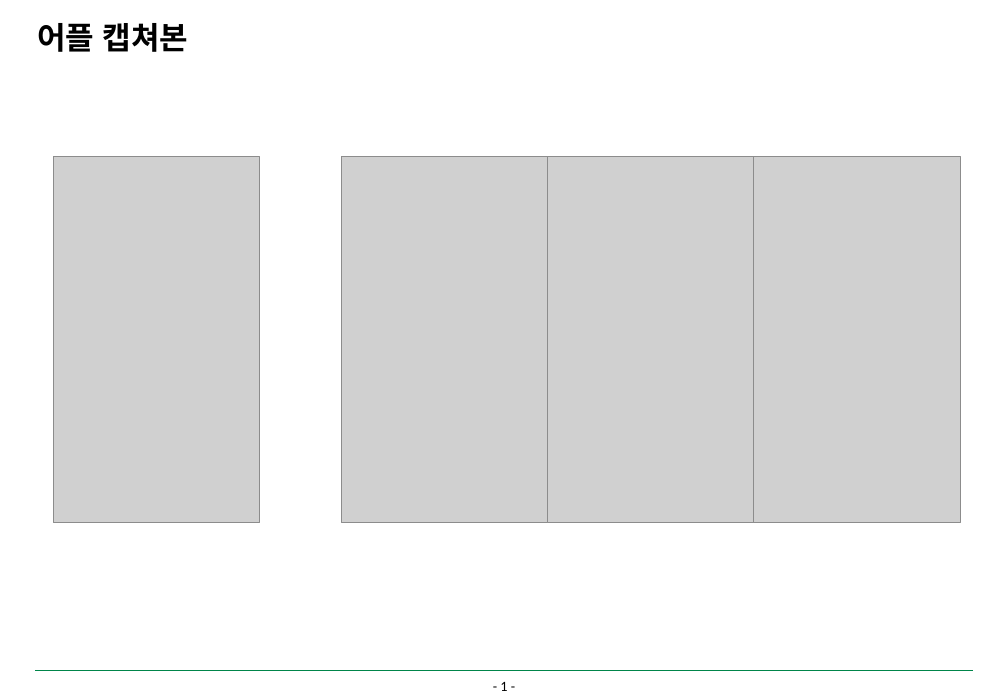
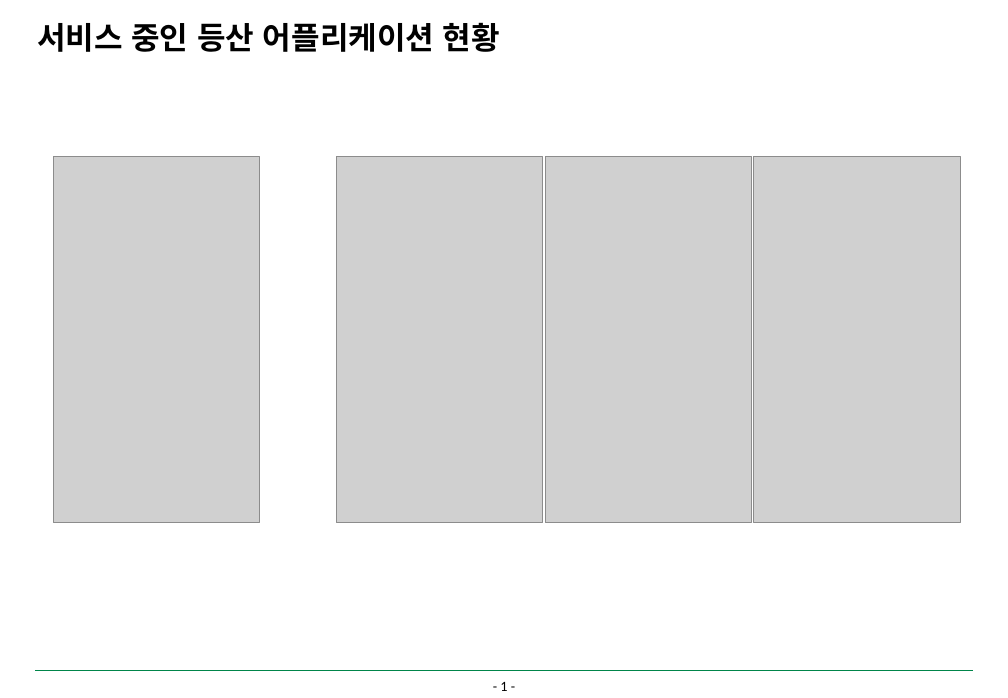
Before and after one commit to DDAMDOO/project, a slide deck: slide 2 of documents/PPT문서양식.pptx. Drawn at 1008x698 pixels with LibreOffice and Linux fonts; fonts in the diff are those of the drawing; grey boxes stand for pictures; background and template pictures are left out. Boxes give left, top, right and bottom in pixels: in the first picture for what was removed or moved away, otherwise in the second. Text is boxed around its words. In the diff, an @@ line names an element or a change of style, - is before the commit and + after.

Commit message:
ppt final

```diff
--- a/documents/PPT문서양식.pptx
+++ b/documents/PPT문서양식.pptx
@@ title at (37,22,500,52): text changed @@
-어플 캡쳐본
+서비스 중인 등산 어플리케이션 현황
@@ picture: place and size @@
-picture at (342,156,548,523)
+picture at (336,156,543,523)
```
